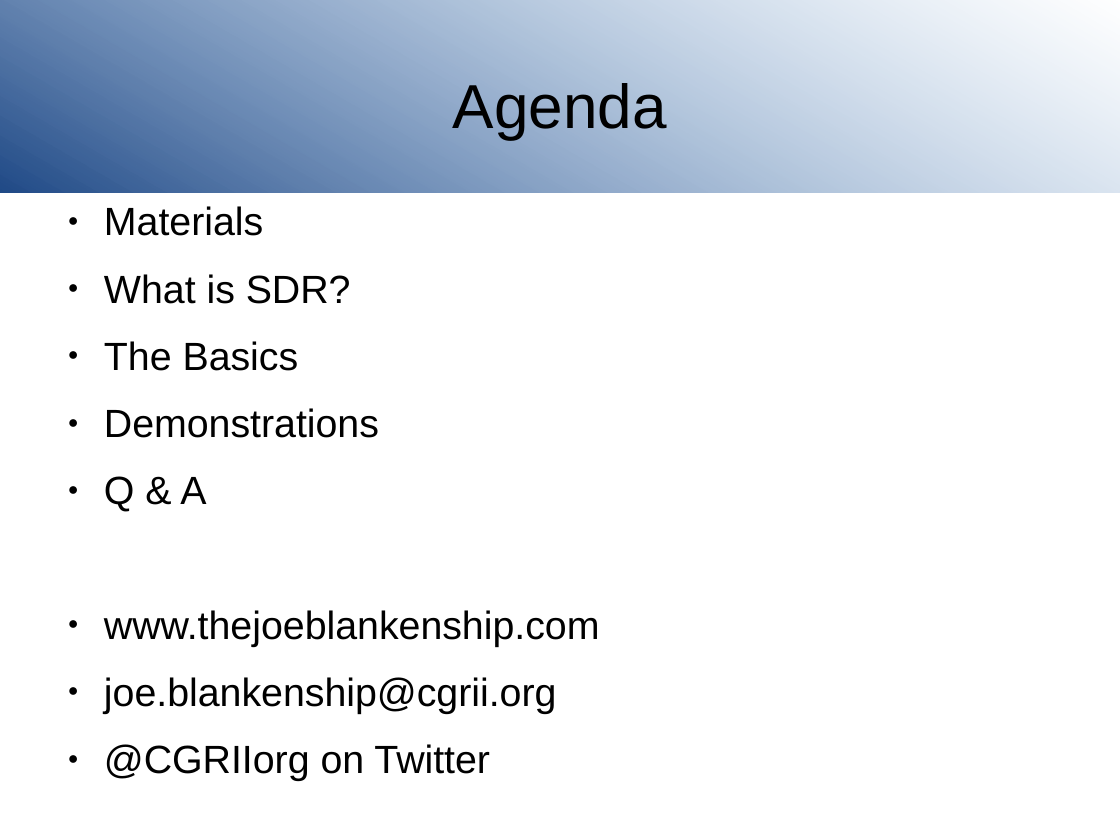
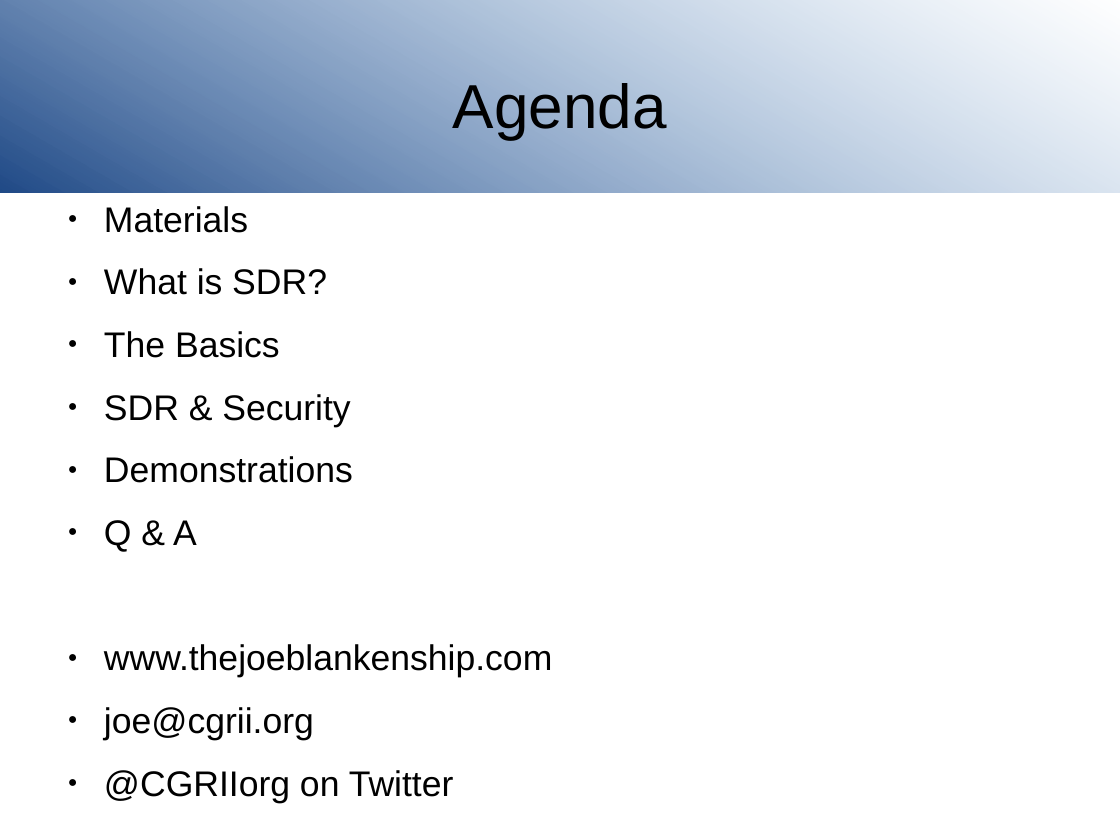
Before and after one commit to joeblankenship1/SDR, a slide deck: slide 2 of SDRclassPresentation.odp. Drawn at 1120x840 pixels with LibreOffice and Linux fonts; fonts in the diff are those of the drawing; background and template pictures are left out. Boxes give left, top, right and bottom in pixels: in the first picture for what was removed or moved away, otherwise in the second. Text is boxed around its words. In the diff, an @@ line names an element or a change of style, - is before the commit and + after.

Commit message:
presentation updates with security content

```diff
--- a/SDRclassPresentation.odp
+++ b/SDRclassPresentation.odp
@@ text at (104,206,552,803): size 27.9 to 25.2 pt in "Materials", "What is SDR?", "The Basics", "Demonstrations" and 3 more places @@
@@ text at (104,394,350,427): paragraph added @@
+● SDR & Security
@@ text at (104,707,314,740): text changed; size 27.9 to 25.2 pt @@
-● joe.blankenship@cgrii.org
+● joe@cgrii.org
```
Also in this commit, not shown: 5 other slides changed, 1 slide added.
